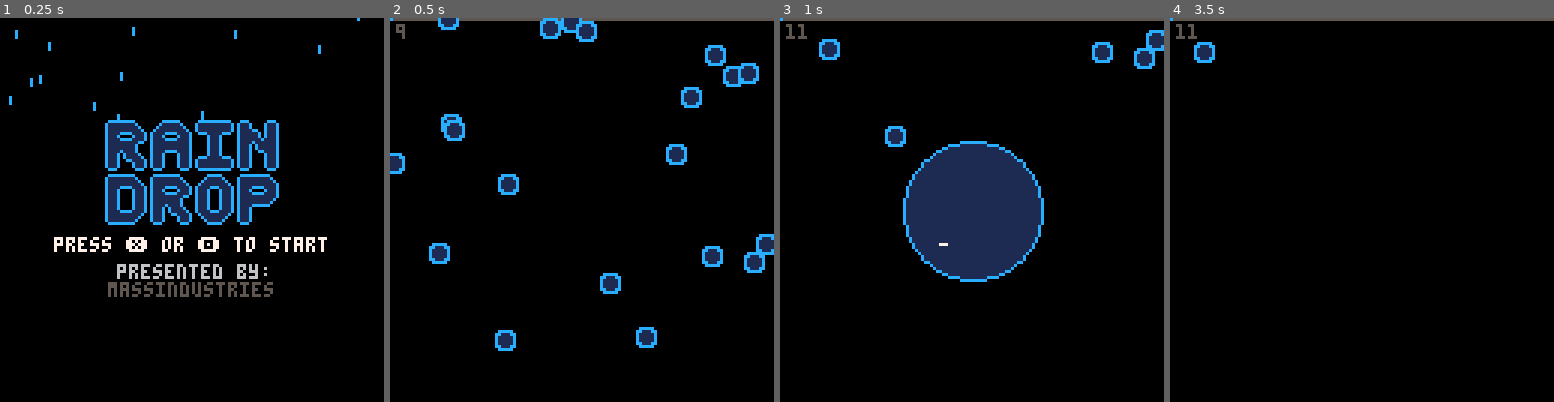
Above: before the commit, frames 1-4 (left to right).
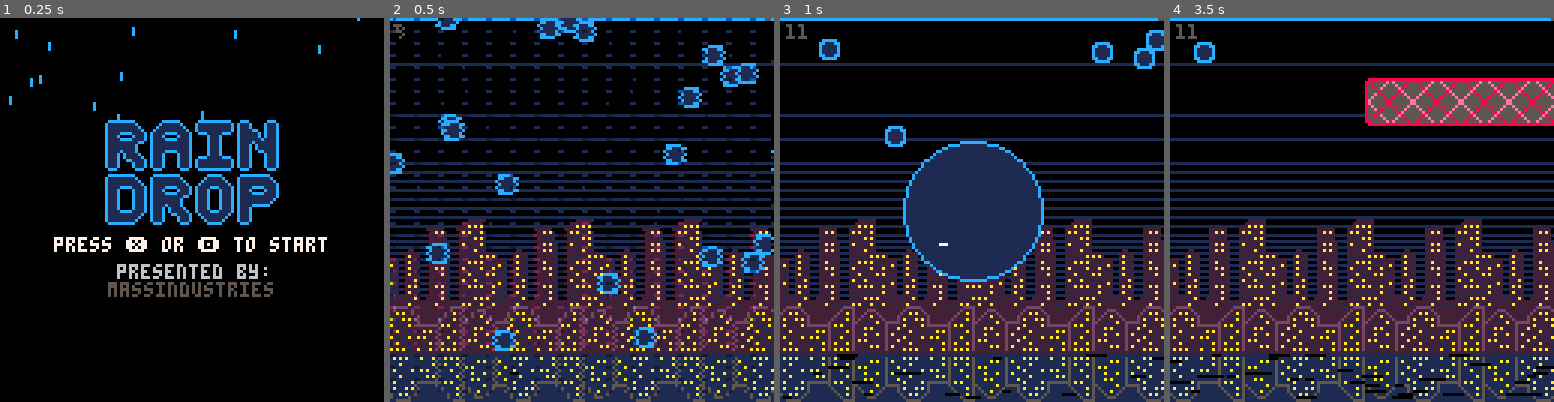
Above: after the commit, the same moments.

Repository: abemassry/rain-drop
Game: PICO-8 cartridge raindrop1.p8
Two runs of this game, one before a commit and one after it. Both use one fixed random seed, a clock stepped at 60 frames per second and the inputs below.
Inputs:
- Up to frame 1 (0.25 s): no input
- Up to frame 2 (0.5 s): tap X (X key) at 0.33 s
- Up to frame 3 (1 s): tap O (Z key) at 0.7 s
- Up to frame 4 (3.5 s): tap X (X key) at 1.07, 1.85, 2.97 s; hold Right 1.6-2.1 s; tap O (Z key) every 0.4 s from 1.7 to 3.3 s; hold Up 2.15-2.42 s; hold Right 2.47-3.03 s; hold Left from 3.08 s (still down)

Frame 1 is identical in both runs. In frame 2, 53% of the frame differs, in the area x 0-100%, y 0-100%; in frame 3, 46%; in frame 4, 56%.

Commit message:
working on second soundtrack

Diff:
--- a/raindrop1.p8
+++ b/raindrop1.p8
@@ -1,5 +1,5 @@
 pico-8 cartridge // http://www.pico-8.com
-version 27
+version 29
 __lua__
 
 
@@ -16,12 +16,13 @@
 	drones={}
 	water_shimmer={}
 	overlay_state = 0
+	level = 1
 	-- overlay_state 0 title screen
 	-- overlay_state 1 main play
 	-- overlay_state 2 pause
 	-- overlay_state 3 end of level
 	pause_length = 5
-	negative_altitude = 0 -- default 0
+	negative_altitude = 173 -- default 0
 	-- remember to change weight as well back to 1 in one_up
 	score = 0
 	score_counter = 0
@@ -40,6 +41,7 @@
 	offset = 0
 	accel_shake = 0
 	end_stage_control = 0
+	transition_timer = 0
 	huge_splash = 0
 	huge_splash_particles = 0
 	huge_splash_sound = 0
@@ -822,11 +824,68 @@
 		score = score + one_up.weight
 		score_tabulate = 1
 	end
-	if score_counter < score then
+	if score_counter <= score then
 		score_counter+=multiplier
 		sfx(17)
+	else
+		transition_timer += 1
 	end
 	print('score: '..score_counter, 40, 50, 7)
+	if transition_timer > 60 then
+		reset_to_next_stage()
+	end
+end
+
+function reset_to_next_stage()
+	negative_altitude = 0
+	one_up.weight = 1
+	droplets={}
+	rain={}
+	exhaust_drop={}
+	one_up={}
+	one_up_particles={}
+	clouds={}
+	girders={}
+	drones={}
+	water_shimmer={}
+	overlay_state = 1
+	level = 2 -- change this to if based on previous value
+	-- overlay_state 0 title screen
+	-- overlay_state 1 main play
+	-- overlay_state 2 pause
+	-- overlay_state 3 end of level
+	pause_length = 5
+	negative_altitude = 0 -- default 0
+	-- remember to change weight as well back to 1 in one_up
+	score = 0
+	score_counter = 0
+	score_tabulate = 0
+	cloud_token = 0
+	girder_token = 0
+	drone_token = 0
+	hit_token = 0
+	water_shimmer_token = 1
+	water_sparkle = {194, 195, 196, 197}
+	dodge_state = 0
+	drone_dodge_state = 0
+	one_up_hit = 0
+	one_up_explode = 0
+	explode_animation = 0
+	offset = 0
+	accel_shake = 0
+	end_stage_control = 0
+	transition_timer = 0
+	huge_splash = 0
+	huge_splash_particles = 0
+	huge_splash_sound = 0
+	first_raindrop()
+	for i=0,30 do
+		add_new_droplet(0)
+		add_new_rain(-1)
+	end
+	i=0
+	music(1, 1000, 3)
+
 end
 
 
@@ -923,8 +982,10 @@
 					dr:remove()
 				end
 				critical_hit = 1
+				score = 0
 			end
 			one_up.weight = one_up.weight / 2
+			score = flr(score / 2)
 			one_up_hit = 0
 			hit_token = 0
 			one_up_explode = 1
Not shown, changed: the music (__music__) section of raindrop1.p8
Not shown, changed: the sound effects (__sfx__) section of raindrop1.p8
Not shown, changed: todo.txt
